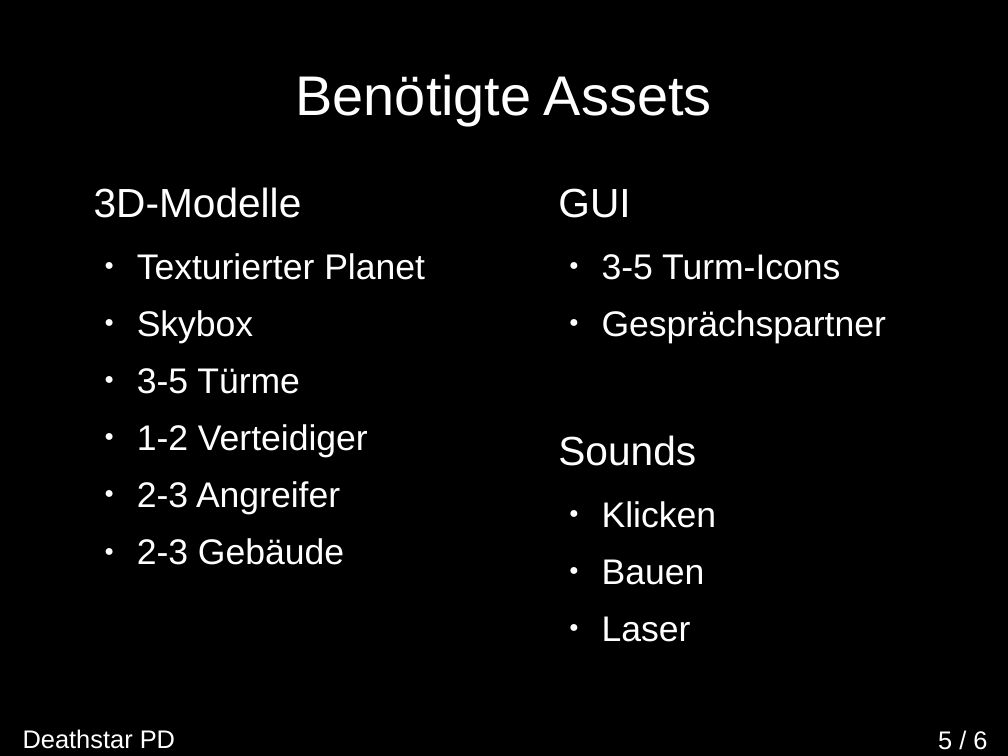
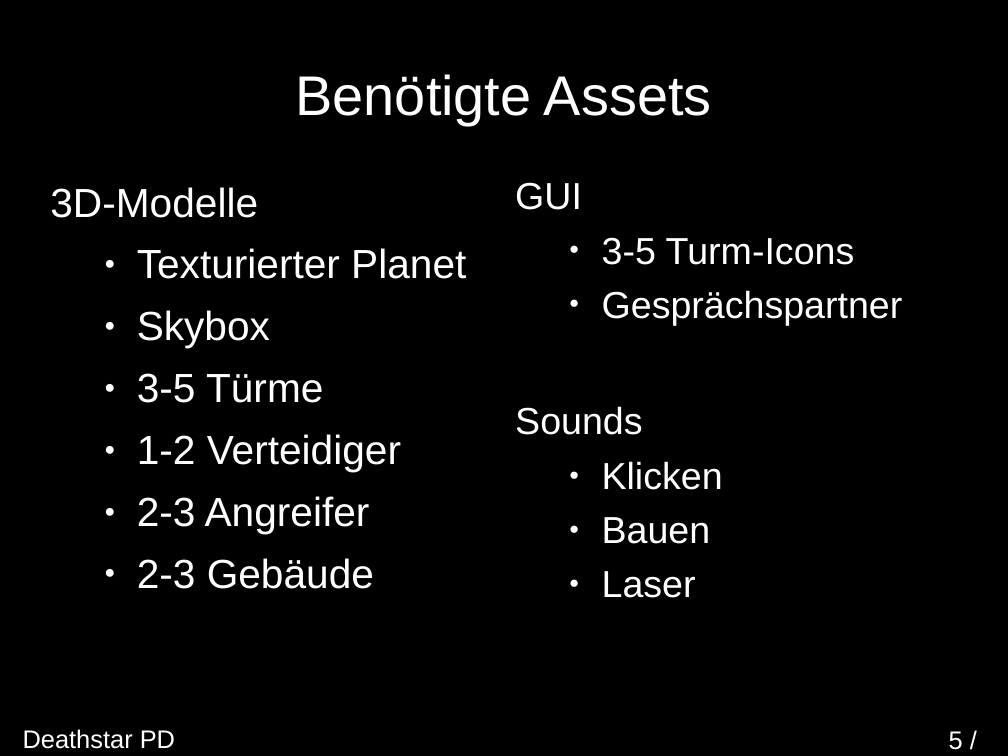
Before and after one commit to Istador/Death-Star-PD, a slide deck: slide 5 of Dokumentation/Konzeption/Konzeptpraesentation.odp. Drawn at 1008x756 pixels with LibreOffice and Linux fonts; fonts in the diff are those of the drawing. Boxes give left, top, right and bottom in pixels: in the first picture for what was removed or moved away, otherwise in the second. Text is boxed around its words. In the diff, an @@ line names an element or a change of style, - is before the commit and + after.

```diff
--- a/Dokumentation/Konzeption/Konzeptpraesentation.odp
+++ b/Dokumentation/Konzeption/Konzeptpraesentation.odp
@@ text "3D-Modelle" at box(50, 187, 466, 589): size 28 to 32 pt in "Texturierter Planet", "Skybox", "3-5 Türme", "1-2 Verteidiger" and 2 more places; indent changed; line spacing 1 to 0.9; more space between paragraphs @@
@@ text "GUI" at box(515, 182, 903, 598): size 32 to 29.6 pt in "GUI", "Sounds"; size 28 to 29.6 pt in "3-5 Turm-Icons", "Gesprächspartner", "Klicken", "Bauen" and 1 more places; indent changed; line spacing 1 to 0.9; line spacing 1 to 0.8; more space between paragraphs @@
@@ page number at box(949, 731, 963, 750): text changed @@
-5 / 6
+5 /
```
Also in this commit, not shown: 4 other slides changed, 1 other file.
